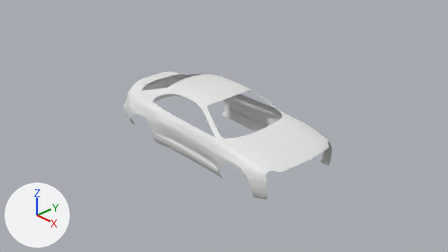
The Blender file Assets/Car models/1994–1999 Toyota Celica/Celica model/Celica.blend: old version first, new version second.
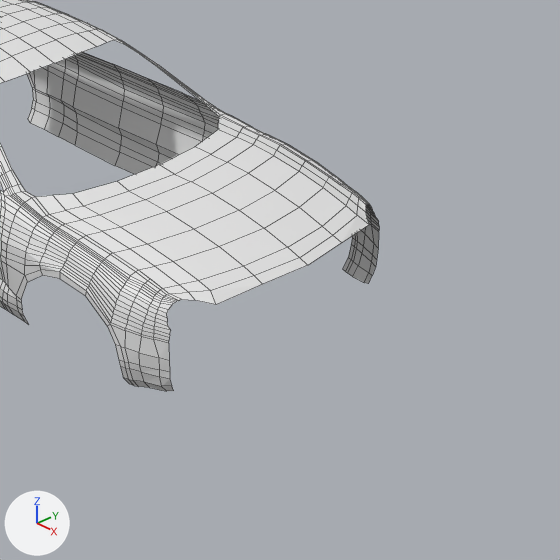
Old and new are each drawn from the file's camera 'Camera' and again close up on the part from 48% to 87% of the width and 31% to 100% of the height. Every picture has the same lights, and +X, +Y and +Z are marked at lower left. The close-ups show mesh edges as thin lines.
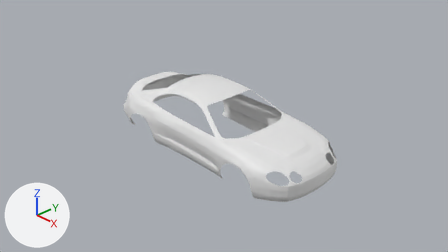
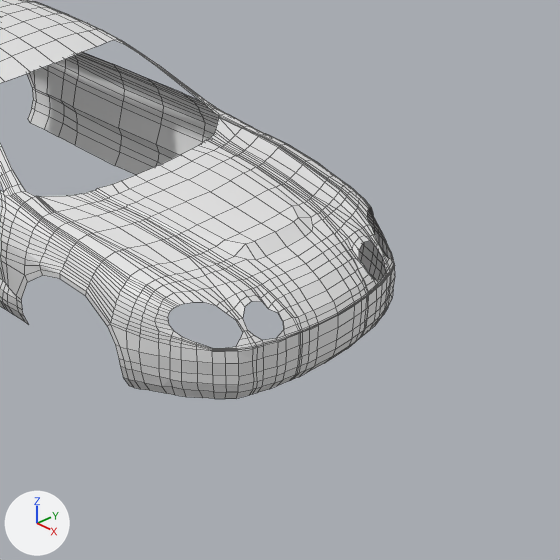
Location of each change, [x1, y1, x2, y2] in pixels of the close-ups (560 x 560 px):
```json
{"object": "Plane", "change": "reshaped", "before": [0, 0, 379, 391], "after": [0, 0, 395, 399]}
{"part": 1, "of": "me_plane", "change": "built on", "before": [0, 103, 379, 391], "after": [0, 103, 395, 399]}
```

Edits to the scene script, one JSON object a line:
```json
{"block": "me_plane", "where": "# used by ob_plane; location = (-0.39, 0.0, 0.0); scale = (0.6, 0.5, 1.0)"}
{"op": "remove", "block": "me_plane", "code": "me_plane.from_pydata(...)  # 957 vertices, 867 faces; spans x -3.03..3.99, y -1.84..0.0, z -0.47..0.64"}
{"op": "add", "block": "me_plane", "code": "me_plane.from_pydata(...)  # 1303 vertices, 1187 faces, 1 loose edge; spans x -3.03..4.34, y -1.84..0.0, z -0.48..0.64"}
{"block": "me_plane", "change": "me_plane part 1: 117 vertices moved from x 1.46..3.84, y -1.84..0.0, z -0.47..0.23 to x 1.46..3.78, y -1.84..0.0, z -0.48..0.23; 19 vertices removed from x 2.28..3.99, y -1.63..0.0, z -0.43..0.24; 365 vertices added at x 1.95..4.34, y -1.63..0.0, z -0.46..0.23"}
```
